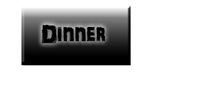
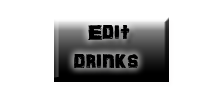
Revision of a layered 223×100 image; what changed, layer by layer:
added layer "Layer 17" above "Layer 16" over bbox(47, 10, 171, 85)
hid "Layer 5" over bbox(21, 5, 135, 71)
